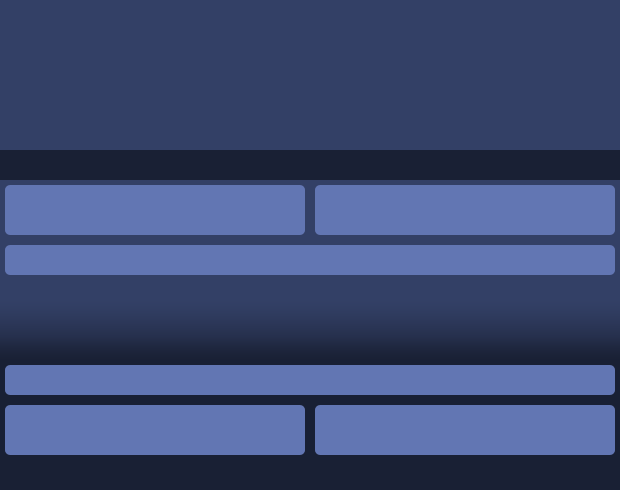
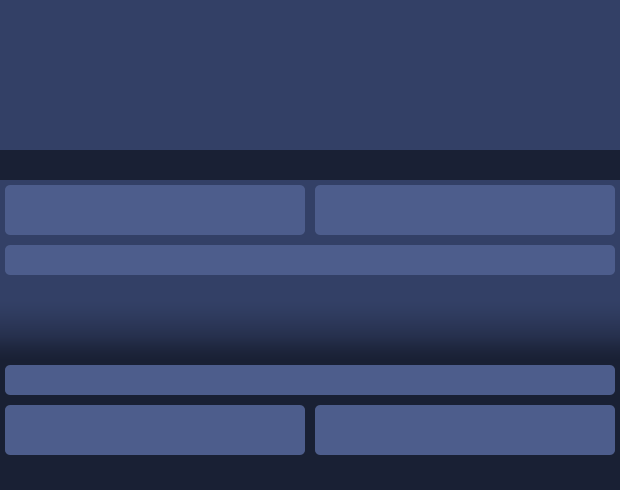
Layer changes from the first 620px x 490px image to the second:
pixels changed over <box>5,185,615,455</box> (layer not identified)
